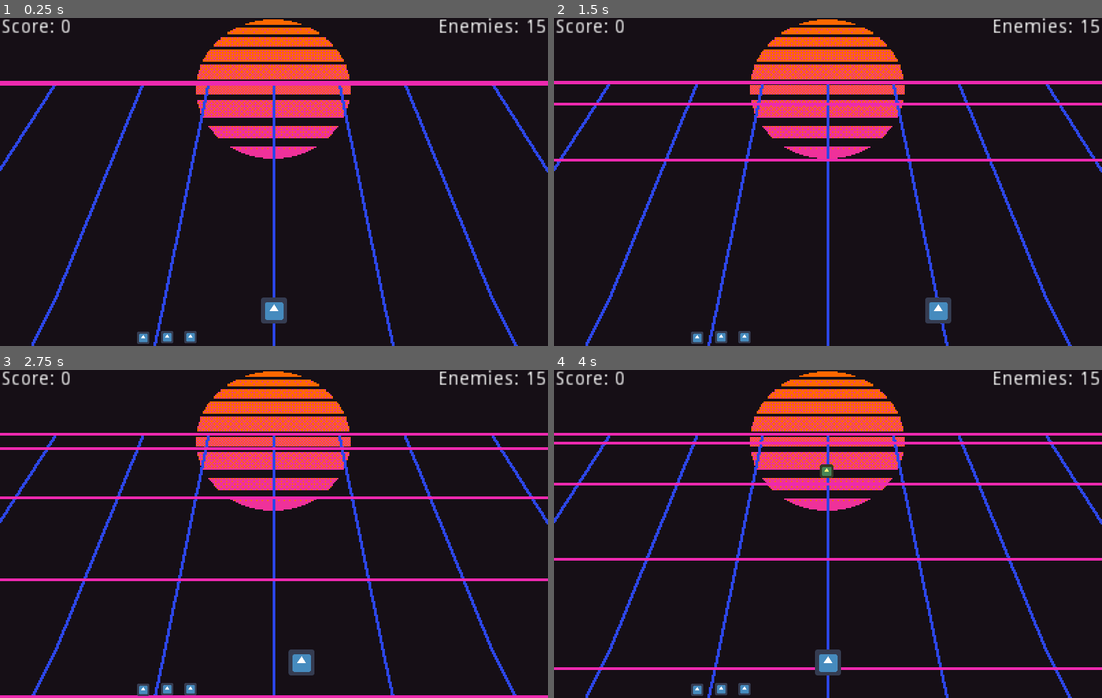
Above: before the commit, frames 1-4 (two rows, left to right).
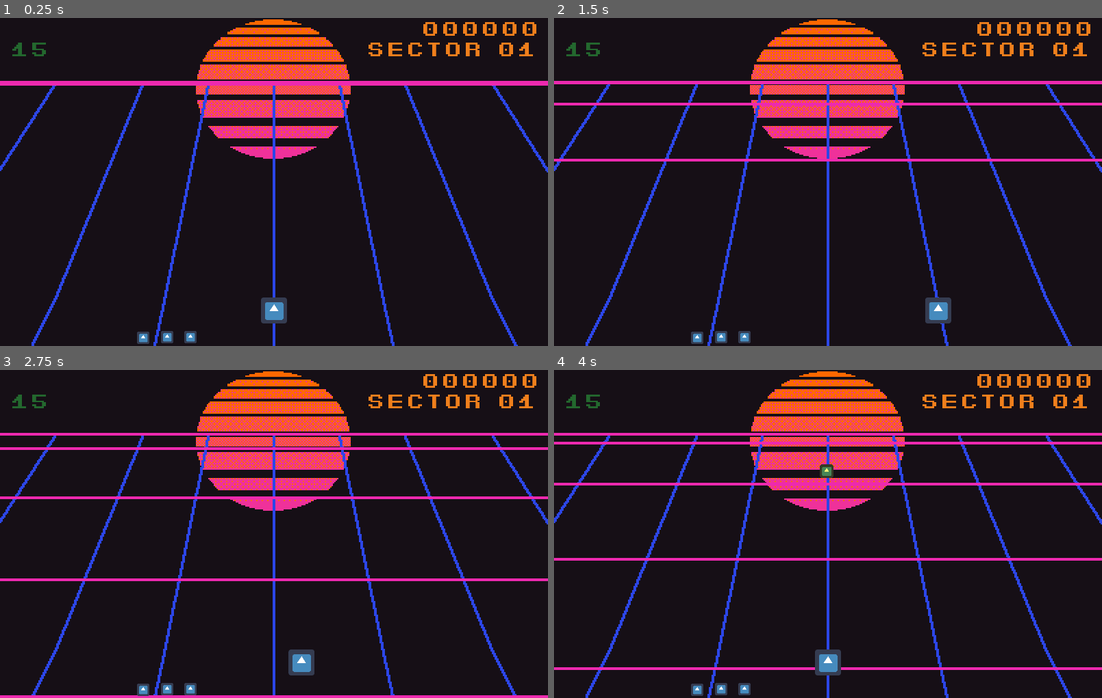
Above: after the commit, the same moments.

Repository: Sleeping-Robot-Games/vapor-rider
Game: Godot game, scene res://scenes/Game.tscn
Two runs of this game, one before a commit and one after it. Both use one fixed random seed, a clock stepped at 60 frames per second and the inputs below. The engine's default icon, where the game draws it, is replaced by a stand-in: a white triangle on a blue panel in a dark square.
Inputs:
- Up to frame 1 (0.25 s): no input
- Up to frame 2 (1.5 s): hold Right (right) 0.53-1.28 s; tap Space (shoot) at 0.6, 1.35 s; hold Left (left) from 1.28 s (still down)
- Up to frame 3 (2.75 s): release Left (left) at 2.03 s; hold Right (right) from 2.03 s (still down); tap Space (shoot) at 2.1 s
- Up to frame 4 (4 s): tap Space (shoot) at 2.85, 3.6 s; release Right (right) at 3.53 s; hold Left (left) from 3.53 s (still down)

The runs differ from the first frame. In frame 1, 1.4% of the frame differs, in the area x 0-100%, y 0-12%; in frame 2, 1.4%; in frame 3, 1.4%; in frame 4, 1.4%.

Commit message:
ui font improvements

Diff:
--- /dev/null
+++ b/fonts/font_theme.tres
@@ -0,0 +1,11 @@
+[gd_resource type="Theme" load_steps=3 format=2]
+
+[ext_resource path="res://fonts/BarcadeBrawlRegular-plYD.ttf" type="DynamicFontData" id=1]
+
+[sub_resource type="DynamicFont" id=6]
+size = 10
+extra_spacing_char = 3
+font_data = ExtResource( 1 )
+
+[resource]
+default_font = SubResource( 6 )
--- a/scenes/Game.tscn
+++ b/scenes/Game.tscn
@@ -9,6 +9,7 @@
 [ext_resource path="res://scripts/LoadingMenu.gd" type="Script" id=7]
 [ext_resource path="res://assets/star-1.png" type="Texture" id=8]
 [ext_resource path="res://assets/star-2.png" type="Texture" id=9]
+[ext_resource path="res://fonts/font_theme.tres" type="Theme" id=10]
 
 [sub_resource type="ParticlesMaterial" id=5]
 emission_shape = 2
@@ -222,16 +223,35 @@
 texture = ExtResource( 3 )
 
 [node name="Score" type="Label" parent="CanvasLayer"]
-margin_left = 1.0
-margin_right = 52.0
-margin_bottom = 14.0
-text = "Score: 0"
+margin_left = 309.0
+margin_top = 3.0
+margin_right = 390.0
+margin_bottom = 15.0
+theme = ExtResource( 10 )
+custom_colors/font_color = Color( 0.941176, 0.501961, 0.113725, 1 )
+text = "000000"
+align = 2
+
+[node name="Sector" type="Label" parent="CanvasLayer"]
+margin_left = 265.0
+margin_top = 18.0
+margin_right = 390.0
+margin_bottom = 30.0
+theme = ExtResource( 10 )
+custom_colors/font_color = Color( 0.941176, 0.501961, 0.113725, 1 )
+text = "01"
+align = 2
 
 [node name="Enemies" type="Label" parent="CanvasLayer"]
-margin_left = 320.0
-margin_right = 396.0
-margin_bottom = 14.0
-text = "Enemies: -1"
+margin_left = 9.0
+margin_top = 18.0
+margin_right = 34.0
+margin_bottom = 30.0
+theme = ExtResource( 10 )
+custom_colors/font_color = Color( 0.141176, 0.411765, 0.184314, 1 )
+custom_colors/font_outline_modulate = Color( 0, 0, 0, 0 )
+custom_colors/font_color_shadow = Color( 0, 0, 0, 0 )
+text = "00"
 
 [node name="LoadingMenu" type="Node2D" parent="CanvasLayer"]
 visible = false
--- a/scripts/Enemy.gd
+++ b/scripts/Enemy.gd
@@ -2,7 +2,7 @@
 
 var random = RandomNumberGenerator.new()
 
-export var points = 25
+export var points = 48
 
 onready var tween = get_node("Tween")
 onready var game = get_node('/root/Game')
--- a/scripts/Game.gd
+++ b/scripts/Game.gd
@@ -13,7 +13,8 @@
 ## TODO: Recreate end of level gameplay Beamrider does with the mothership thing at the top of the level
 
 func _ready():
-	$CanvasLayer/Enemies.text = "Enemies: " + str(total_enemies)
+	$CanvasLayer/Enemies.text = "%02d" % total_enemies
+	$CanvasLayer/Sector.text = "SECTOR %02d" % sector
 
 func _on_EnemySpawnTimer_timeout():
 	spawn_enemy()
@@ -39,9 +40,9 @@
 
 func enemy_killed(points):
 	score += points
-	$CanvasLayer/Score.text = "Score: " + str(score)
+	$CanvasLayer/Score.text = "%06d" % score
 	total_enemies -= 1
-	$CanvasLayer/Enemies.text = "Enemies: " + str(total_enemies)
+	$CanvasLayer/Enemies.text = "%02d" % total_enemies
 	spawn_enemy()
 
 func _on_BeamTimer_timeout():
Binary file added: fonts/BarcadeBrawlRegular-plYD.ttf
Not shown: 1 places in scenes/Game.tscn that only renumber resources
